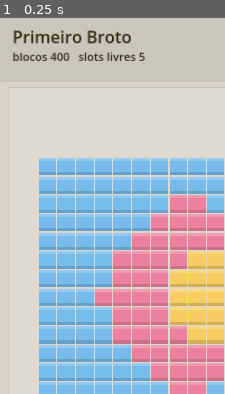
Above: before the commit, frame 1.
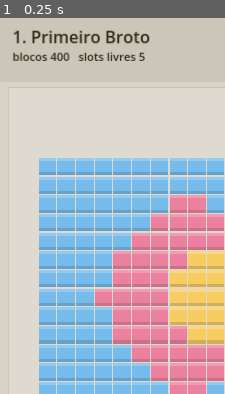
Above: after the commit, the same moment.

Repository: eric-r-ramos/bee-flow
Game: Godot game, scene res://scenes/Main.tscn
Same seed, same stepped clock (60 frames per second), same inputs: the game is played once before the commit and once after it.
Inputs:
- Up to frame 1 (0.25 s): no input
The pictures show only the part of the screen within x 0-50%, y 0-50%; the shares and areas given below are measured in that part.

The runs differ from the first frame. In frame 1, 1.3% of the frame differs, in the area x 5-67%, y 3-7%.

Commit message:
Segundo nível e progressão de campanha
Nível 2 "Voo do Entardecer": 24x24, 576 blocos, 6 cores, com o amarelo do
corpo da abelha enterrado sob as listras escuras. Ao contrário do nível 1,
não cai na heurística gulosa — exige planejar a ordem das pilhas.

Progressão: LEVELS em Main.gd é a ordem da campanha; limpar a imagem avança
e o cartaz mostra o que vem a seguir. `--level` continua fixando um nível e
desligando a progressão, que é como os testes rodam um nível isolado.

Gerador ganhou o knob --bury (profundidade do enterro). A primeira versão
mandava a colmeia para a coluna mais alta, o que concentrava a sequência em
ordem numa pilha só e deixava o nível MAIS fácil; mandar para uma coluna
qualquer que não seja a da vez inverteu o efeito. Registrado no DESIGN.md,
porque a lição vale para todos os dificultadores: o solver mede, não se
presume.

Paleta ganhou "carvao" para as listras.

Testes: smoke.sh agora exige que o bot atravesse a campanha inteira — joga o
nível 1, passa pela transição e limpa o nível 2 — além do teste de derrota.

Co-Authored-By: Claude <noreply@anthropic.com>
Claude-Session: https://claude.ai/code/session_01FYg51uz4viMWVJdvCoF4mW

Diff:
--- /dev/null
+++ b/levels/level_002.json
@@ -0,0 +1,470 @@
+{
+  "id": "level_002",
+  "name": "Voo do Entardecer",
+  "rows": 24,
+  "cols": 24,
+  "slots": 5,
+  "palette": {
+    "g": {
+      "name": "caule",
+      "color": "#6FBF54"
+    },
+    "k": {
+      "name": "carvao",
+      "color": "#3A2E1F"
+    },
+    "r": {
+      "name": "papoula",
+      "color": "#DE4B3F"
+    },
+    "u": {
+      "name": "lavanda",
+      "color": "#9B6BC7"
+    },
+    "w": {
+      "name": "nevoa",
+      "color": "#F2EFE4"
+    },
+    "y": {
+      "name": "polen",
+      "color": "#F5C242"
+    }
+  },
+  "grid": [
+    "uuuuuuuuuuuuuuuuuuuuuuuu",
+    "uuuuuuuuuuuuuuuuuuuuuuuu",
+    "uuuuuuuwwuuuuuuwwuuuuuuu",
+    "uuuuuwwwwwuuuwwwwwuuuuuu",
+    "uuuuwwwwwwwuwwwwwwwuuuuu",
+    "uuuuwwwwwwwwwwwwwwwuuuuu",
+    "uuuuuwwwwwwwwwwwwwuuuuuu",
+    "uuuuuuuwwwwwwwwwuuuuuuuu",
+    "uuuuuuuukkkkkkkuuuuuuuuu",
+    "uuuuuuukyyyyyyykuuuuuuuu",
+    "uuuuuukyyyyyyyyykuuuuuuu",
+    "uuuuuukkkkkkkkkkkuuuuuuu",
+    "uuuuuukyyyyyyyyykuuuuuuu",
+    "uuuuuukyyyyyyyyykuuuuuuu",
+    "uuuuuukkkkkkkkkkkuuuuuuu",
+    "uuuuuuukyyyyyyykuuuuuuuu",
+    "uuuuuuuukyyyyykuuuuuuuuu",
+    "uuuuuuuuukkkkkuuuuuuuuuu",
+    "uuuuuuuuuuuuuuuuuuuuuuuu",
+    "uuuurruuuuuuuuuuuurruuuu",
+    "uuurrrruuuurruuuurrrruuu",
+    "uuuurruuuurrrruuuurruuuu",
+    "uuuugguuuuugguuuuugguuuu",
+    "uuuugguuuuugguuuuugguuuu"
+  ],
+  "columns": [
+    [
+      {
+        "color": "u",
+        "bees": 9,
+        "radius": 8.0,
+        "kind": "batedora",
+        "moves": -1
+      },
+      {
+        "color": "r",
+        "bees": 8,
+        "radius": 8.0,
+        "kind": "batedora",
+        "moves": -1
+      },
+      {
+        "color": "w",
+        "bees": 9,
+        "radius": 8.0,
+        "kind": "batedora",
+        "moves": -1
+      },
+      {
+        "color": "k",
+        "bees": 23,
+        "radius": 8.0,
+        "kind": "batedora",
+        "moves": -1
+      },
+      {
+        "color": "y",
+        "bees": 7,
+        "radius": 8.0,
+        "kind": "batedora",
+        "moves": -1
+      },
+      {
+        "color": "k",
+        "bees": 8,
+        "radius": 5.5,
+        "kind": "zangao",
+        "moves": -1
+      },
+      {
+        "color": "u",
+        "bees": 6,
+        "radius": 8.0,
+        "kind": "batedora",
+        "moves": -1
+      },
+      {
+        "color": "u",
+        "bees": 16,
+        "radius": 5.5,
+        "kind": "zangao",
+        "moves": -1
+      },
+      {
+        "color": "u",
+        "bees": 5,
+        "radius": 3.5,
+        "kind": "operaria",
+        "moves": -1
+      },
+      {
+        "color": "u",
+        "bees": 10,
+        "radius": 5.5,
+        "kind": "zangao",
+        "moves": -1
+      },
+      {
+        "color": "u",
+        "bees": 5,
+        "radius": 3.5,
+        "kind": "operaria",
+        "moves": -1
+      }
+    ],
+    [
+      {
+        "color": "u",
+        "bees": 20,
+        "radius": 8.0,
+        "kind": "batedora",
+        "moves": -1
+      },
+      {
+        "color": "r",
+        "bees": 3,
+        "radius": 8.0,
+        "kind": "batedora",
+        "moves": -1
+      },
+      {
+        "color": "u",
+        "bees": 6,
+        "radius": 3.5,
+        "kind": "operaria",
+        "moves": -1
+      },
+      {
+        "color": "y",
+        "bees": 9,
+        "radius": 3.5,
+        "kind": "operaria",
+        "moves": -1
+      },
+      {
+        "color": "u",
+        "bees": 5,
+        "radius": 3.5,
+        "kind": "operaria",
+        "moves": -1
+      },
+      {
+        "color": "w",
+        "bees": 21,
+        "radius": 5.5,
+        "kind": "zangao",
+        "moves": -1
+      },
+      {
+        "color": "k",
+        "bees": 2,
+        "radius": 8.0,
+        "kind": "batedora",
+        "moves": -1
+      },
+      {
+        "color": "u",
+        "bees": 18,
+        "radius": 5.5,
+        "kind": "zangao",
+        "moves": -1
+      },
+      {
+        "color": "u",
+        "bees": 11,
+        "radius": 5.5,
+        "kind": "zangao",
+        "moves": -1
+      },
+      {
+        "color": "u",
+        "bees": 17,
+        "radius": 5.5,
+        "kind": "zangao",
+        "moves": -1
+      },
+      {
+        "color": "u",
+        "bees": 5,
+        "radius": 5.5,
+        "kind": "zangao",
+        "moves": -1
+      }
+    ],
+    [
+      {
+        "color": "g",
+        "bees": 8,
+        "radius": 8.0,
+        "kind": "batedora",
+        "moves": -1
+      },
+      {
+        "color": "u",
+        "bees": 5,
+        "radius": 8.0,
+        "kind": "batedora",
+        "moves": -1
+      },
+      {
+        "color": "w",
+        "bees": 7,
+        "radius": 3.5,
+        "kind": "operaria",
+        "moves": -1
+      },
+      {
+        "color": "u",
+        "bees": 18,
+        "radius": 5.5,
+        "kind": "zangao",
+        "moves": -1
+      },
+      {
+        "color": "u",
+        "bees": 13,
+        "radius": 3.5,
+        "kind": "operaria",
+        "moves": -1
+      },
+      {
+        "color": "k",
+        "bees": 6,
+        "radius": 3.5,
+        "kind": "operaria",
+        "moves": -1
+      },
+      {
+        "color": "w",
+        "bees": 10,
+        "radius": 8.0,
+        "kind": "batedora",
+        "moves": -1
+      },
+      {
+        "color": "g",
+        "bees": 1,
+        "radius": 5.5,
+        "kind": "zangao",
+        "moves": -1
+      },
+      {
+        "color": "u",
+        "bees": 5,
+        "radius": 8.0,
+        "kind": "batedora",
+        "moves": -1
+      },
+      {
+        "color": "u",
+        "bees": 20,
+        "radius": 8.0,
+        "kind": "batedora",
+        "moves": -1
+      },
+      {
+        "color": "u",
+        "bees": 19,
+        "radius": 5.5,
+        "kind": "zangao",
+        "moves": -1
+      },
+      {
+        "color": "u",
+        "bees": 24,
+        "radius": 5.5,
+        "kind": "zangao",
+        "moves": -1
+      },
+      {
+        "color": "u",
+        "bees": 2,
+        "radius": 8.0,
+        "kind": "batedora",
+        "moves": -1
+      }
+    ],
+    [
+      {
+        "color": "r",
+        "bees": 11,
+        "radius": 8.0,
+        "kind": "batedora",
+        "moves": -1
+      },
+      {
+        "color": "u",
+        "bees": 13,
+        "radius": 5.5,
+        "kind": "zangao",
+        "moves": -1
+      },
+      {
+        "color": "w",
+        "bees": 6,
+        "radius": 3.5,
+        "kind": "operaria",
+        "moves": -1
+      },
+      {
+        "color": "w",
+        "bees": 12,
+        "radius": 5.5,
+        "kind": "zangao",
+        "moves": -1
+      },
+      {
+        "color": "u",
+        "bees": 11,
+        "radius": 8.0,
+        "kind": "batedora",
+        "moves": -1
+      },
+      {
+        "color": "u",
+        "bees": 20,
+        "radius": 3.5,
+        "kind": "operaria",
+        "moves": -1
+      },
+      {
+        "color": "u",
+        "bees": 12,
+        "radius": 3.5,
+        "kind": "operaria",
+        "moves": -1
+      },
+      {
+        "color": "u",
+        "bees": 13,
+        "radius": 8.0,
+        "kind": "batedora",
+        "moves": -1
+      },
+      {
+        "color": "u",
+        "bees": 18,
+        "radius": 5.5,
+        "kind": "zangao",
+        "moves": -1
+      },
+      {
+        "color": "u",
+        "bees": 15,
+        "radius": 8.0,
+        "kind": "batedora",
+        "moves": -1
+      },
+      {
+        "color": "u",
+        "bees": 9,
+        "radius": 8.0,
+        "kind": "batedora",
+        "moves": -1
+      },
+      {
+        "color": "u",
+        "bees": 9,
+        "radius": 3.5,
+        "kind": "operaria",
+        "moves": -1
+      },
+      {
+        "color": "u",
+        "bees": 1,
+        "radius": 8.0,
+        "kind": "batedora",
+        "moves": -1
+      },
+      {
+        "color": "u",
+        "bees": 4,
+        "radius": 3.5,
+        "kind": "operaria",
+        "moves": -1
+      }
+    ],
+    [
+      {
+        "color": "g",
+        "bees": 3,
+        "radius": 8.0,
+        "kind": "batedora",
+        "moves": -1
+      },
+      {
+        "color": "k",
+        "bees": 7,
+        "radius": 8.0,
+        "kind": "batedora",
+        "moves": -1
+      },
+      {
+        "color": "u",
+        "bees": 5,
+        "radius": 5.5,
+        "kind": "zangao",
+        "moves": -1
+      },
+      {
+        "color": "y",
+        "bees": 10,
+        "radius": 8.0,
+        "kind": "batedora",
+        "moves": -1
+      },
+      {
+        "color": "y",
+        "bees": 7,
+        "radius": 5.5,
+        "kind": "zangao",
+        "moves": -1
+      },
+      {
+        "color": "u",
+        "bees": 16,
+        "radius": 5.5,
+        "kind": "zangao",
+        "moves": -1
+      },
+      {
+        "color": "y",
+        "bees": 13,
+        "radius": 8.0,
+        "kind": "batedora",
+        "moves": -1
+      }
+    ]
+  ],
+  "meta": {
+    "seed": 3,
+    "blocks": 576,
+    "hives": 56,
+    "greedy_ok": false,
+    "solver_nodes": 80
+  }
+}
--- a/scripts/Autoplay.gd
+++ b/scripts/Autoplay.gd
@@ -11,7 +11,7 @@
 ## nao azar.
 
 const STEP_INTERVAL := 0.12
-const TIMEOUT_SECONDS := 180.0
+const TIMEOUT_SECONDS := 420.0
 const HEARTBEAT := 5.0
 
 var game: Node
@@ -48,6 +48,10 @@
 		_finish("TIMEOUT", 1)
 		return
 	if game.state == game.State.WON:
+		if game.has_next():
+			print("[autoplay] nivel %d limpo, avancando" % (game.level_index + 1))
+			game.advance()
+			return
 		_finish("VITORIA", 0)
 		return
 	if game.state == game.State.LOST:
--- a/scripts/Main.gd
+++ b/scripts/Main.gd
@@ -7,15 +7,20 @@
 ## dentro do raio. Slot so libera quando a colmeia esvazia (ou quando a cor dela
 ## acaba no tabuleiro). Acabou a imagem, ganhou; ficou sem movimento, perdeu.
 
-const LEVEL_PATH := "res://levels/level_001.json"
-
-## Trocavel na linha de comando: `-- --level res://levels/outro.json`
-static func _level_from_args() -> String:
+## Ordem da campanha. O jogador avanca ao limpar a imagem.
+const LEVELS := [
+	"res://levels/level_001.json",
+	"res://levels/level_002.json",
+]
+
+## `-- --level res://levels/x.json` fixa um nivel e desliga a progressao,
+## que e como os testes rodam um nivel isolado.
+static func _forced_level() -> String:
 	var args := OS.get_cmdline_user_args()
 	var at := args.find("--level")
 	if at >= 0 and at + 1 < args.size():
 		return args[at + 1]
-	return LEVEL_PATH
+	return ""
 
 const DESIGN := Vector2(1080.0, 1920.0)
 const HUD_H := 170.0
@@ -30,6 +35,7 @@
 enum State { PLAYING, WON, LOST }
 
 var level: Dictionary = {}
+var level_index := 0
 var board := BFBoard.new()
 var columns: Array = []      ## Array[Array[Dictionary]] - indice 0 e o topo
 var slots: Array = []        ## BFHive ou null
@@ -102,7 +108,8 @@
 	state = State.PLAYING
 	hud.hide_banner()
 
-	var path := _level_from_args()
+	var forced := _forced_level()
+	var path: String = forced if forced != "" else str(LEVELS[level_index])
 	var raw := FileAccess.get_file_as_string(path)
 	var parsed = JSON.parse_string(raw)
 	if typeof(parsed) != TYPE_DICTIONARY:
@@ -204,10 +211,24 @@
 func _check_end() -> void:
 	if board.is_clear():
 		state = State.WON
-		hud.show_banner("nivel concluido")
+		if has_next():
+			hud.show_banner("nivel %d concluido" % (level_index + 1), "proximo nivel")
+		else:
+			hud.show_banner("todos os niveis concluidos", "jogar de novo")
 	elif _is_deadlocked():
 		state = State.LOST
-		hud.show_banner("sem movimentos")
+		hud.show_banner("sem movimentos", "tentar de novo")
+
+
+## Progressao so existe quando nenhum nivel foi forcado na linha de comando.
+func has_next() -> bool:
+	return _forced_level() == "" and level_index + 1 < LEVELS.size()
+
+
+func advance() -> void:
+	if state == State.WON and has_next():
+		level_index += 1
+	restart()
 
 
 func _is_deadlocked() -> bool:
--- a/scripts/view/Hud.gd
+++ b/scripts/view/Hud.gd
@@ -53,22 +53,23 @@
 	_again = Button.new()
 	_again.position = Vector2(390, 980)
 	_again.size = Vector2(300, 80)
-	_again.text = "jogar de novo"
+	_again.text = "continuar"
 	_again.visible = false
-	_again.pressed.connect(func(): game.restart())
+	_again.pressed.connect(func(): game.advance())
 	add_child(_again)
 
 
 func refresh() -> void:
-	_title.text = str(game.level.get("name", "Bee Flow"))
+	_title.text = "%d. %s" % [game.level_index + 1, str(game.level.get("name", "Bee Flow"))]
 	_blocks.text = "blocos %d   slots livres %d" % [game.board.filled_total, game.free_slots()]
 	_honey.text = "mel %d   abelhas %d" % [game.honey, game.bees_dispatched]
 	_speed.text = "x2" if Engine.time_scale > 1.5 else "x1"
 
 
-func show_banner(text: String) -> void:
+func show_banner(text: String, action_label := "continuar") -> void:
 	_veil.visible = true
 	_banner.text = text
+	_again.text = action_label
 	_banner.visible = true
 	_again.visible = true
 
Not shown, added: tools/samples/bee.txt
Not shown, changed: DESIGN.md
Not shown, changed: README.md
Not shown, changed: tools/beeflow/generator.py
Not shown, changed: tools/beeflow/palette.py
Not shown, changed: tools/make_level.py
Not shown, changed: tools/smoke.sh
